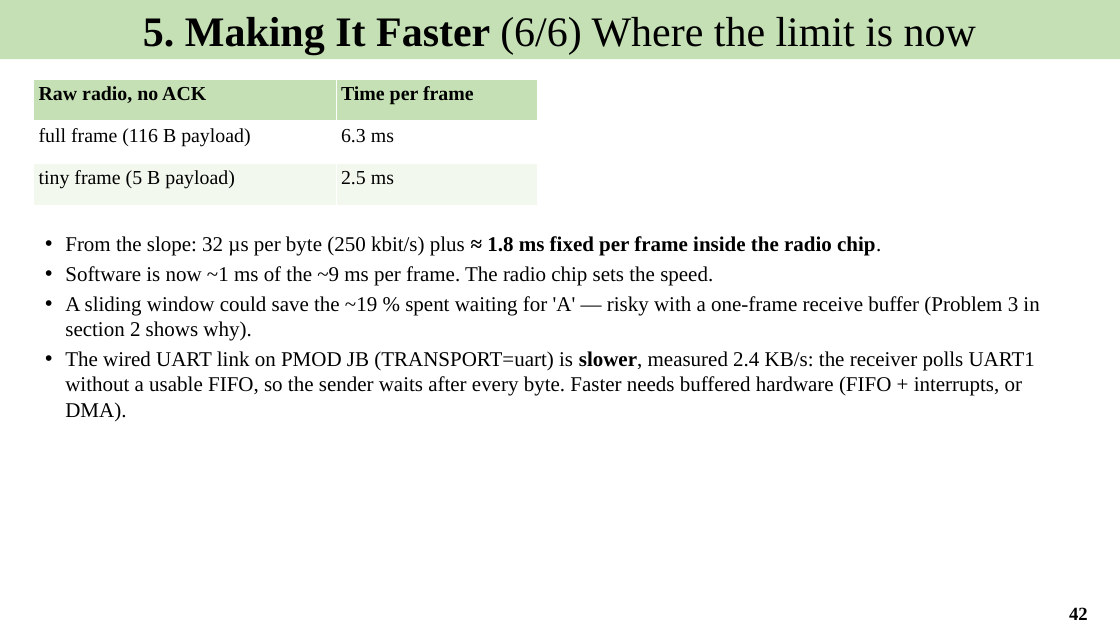
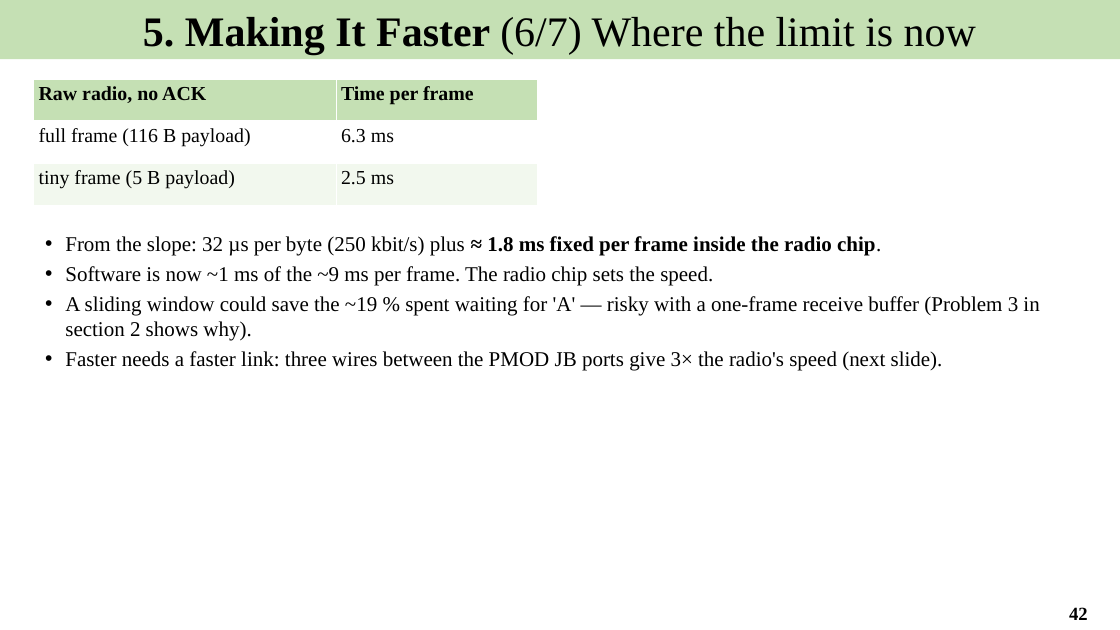
Before and after one commit to Khaiduy/chipyard-edhoc, a slide deck: slide 42 of fpga/sw/export/docs/slides/05_Secure_file_transfer_and_results.pptx. Drawn at 1120x630 pixels with LibreOffice and Linux fonts; fonts in the diff are those of the drawing. Boxes give left, top, right and bottom in pixels: in the first picture for what was removed or moved away, otherwise in the second. Text is boxed around its words. In the diff, an @@ line names an element or a change of style, - is before the commit and + after.

```diff
--- a/fpga/sw/export/docs/slides/05_Secure_file_transfer_and_results.pptx
+++ b/fpga/sw/export/docs/slides/05_Secure_file_transfer_and_results.pptx
@@ text in rectangle at (143, 17, 976, 54): text changed @@
-5. Making It Faster (6/6) Where the limit is now
+5. Making It Faster (6/7) Where the limit is now
@@ text at (65, 351, 943, 371): text changed @@
-• The wired UART link on PMOD JB (TRANSPORT=uart) is slower, measured 2.4 KB/s: the receiver polls UART1 without a usable FIFO, so the sender waits after every byte. Faster needs buffered hardware (FIFO + interrupts, or DMA).
+• Faster needs a faster link: three wires between the PMOD JB ports give 3× the radio's speed (next slide).
```
Also in this commit, not shown: 7 other slides changed, 1 slide added, 17 other files.
